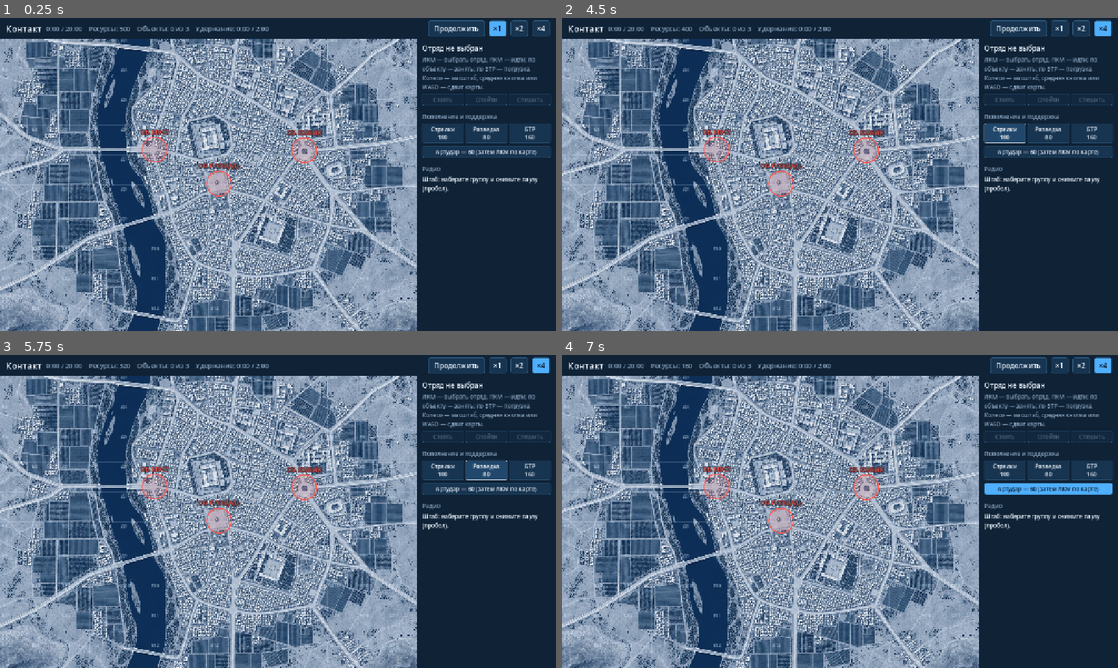
Above: before the commit, frames 1-4 (two rows, left to right).
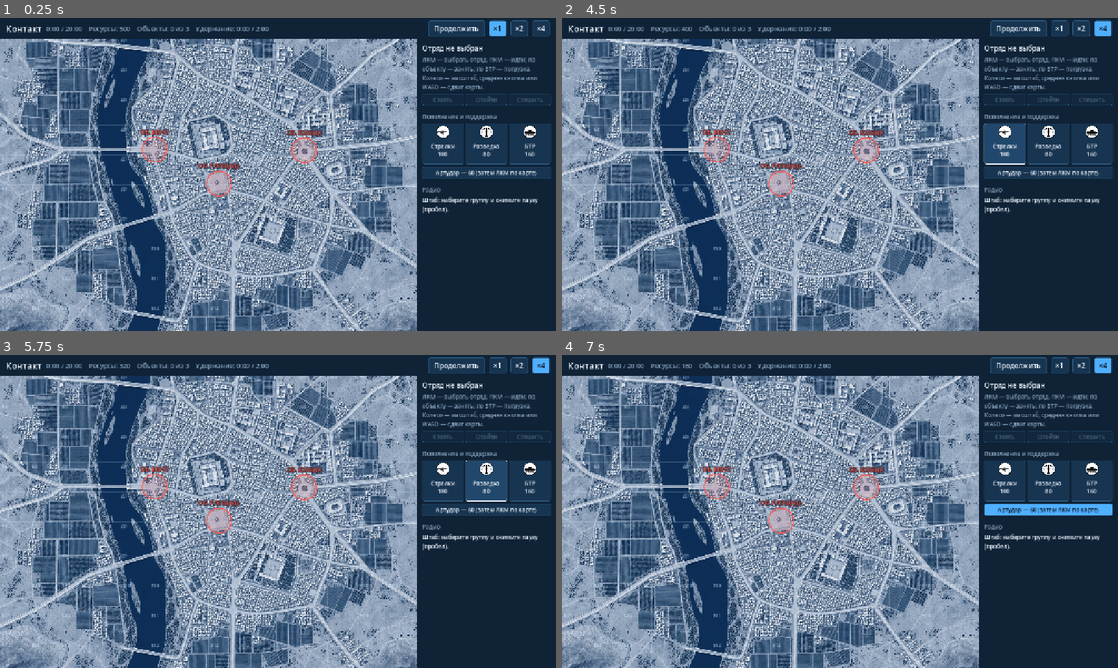
Above: after the commit, the same moments.

Repository: selmoud/ZombieGame
Game: Godot game, scene res://scenes/battle.tscn
Same seed, same stepped clock (60 frames per second), same inputs: the game is played once before the commit and once after it.
Inputs:
- Up to frame 1 (0.25 s): no input
- Up to frame 2 (4.5 s): click "Продолжить" at 0.5 s; click "Пауза" at 1.25 s; click "×1" at 2 s; click "×2" at 2.75 s; click "×4" at 3.5 s; click "Стрелки 100" at 4.25 s
- Up to frame 3 (5.75 s): click "Разведка 80" at 5 s
- Up to frame 4 (7 s): click "БТР 160" at 5.75 s; click "Артудар — 60 (затем ЛКМ по ка…" at 6.5 s

The runs differ from the first frame. In frame 1, 2.6% of the frame differs, in the area x 76-99%, y 34-63%; in frame 2, 2.8%; in frame 3, 2.7%; in frame 4, 3.2%.

Commit message:
Show units with the owner's icons
The owner's three icon sheets are cut into 22 separate icons by
tools/cut_icons.py. Own units are drawn as icons in a blue ring,
identified enemy contacts as the eastern set tinted red, and the
purchase buttons carry the icon of what they buy. Icons for units the
game does not have yet are stored ready for use.

Co-Authored-By: Claude Opus 5.5 <noreply@anthropic.com>

Diff:
--- /dev/null
+++ b/scripts/ui/battle_icons.gd
@@ -0,0 +1,27 @@
+class_name BattleIcons
+extends RefCounted
+## The owner's unit icons: which picture stands for which unit on which side.
+## Icons for units the game does not have yet are in assets/icons/ as well.
+
+const FOLDER := "res://assets/icons/"
+## Own units, by UnitKind.Type.
+const OWN: PackedStringArray = ["rifle", "sniper", "apc"]
+## Identified enemy contacts, by UnitKind.Type. The eastern set has no scout of its
+## own, so an enemy scout is shown with the same sight mark as ours, in enemy colour.
+const HOSTILE: PackedStringArray = ["east_rifle", "sniper", "east_jeep"]
+
+static var _cache: Dictionary[String, Texture2D] = {}
+
+
+static func own(kind: int) -> Texture2D:
+	return _load(OWN[kind])
+
+
+static func hostile(kind: int) -> Texture2D:
+	return _load(HOSTILE[kind])
+
+
+static func _load(name: String) -> Texture2D:
+	if not _cache.has(name):
+		_cache[name] = load(FOLDER + name + ".png")
+	return _cache[name]
--- a/scripts/ui/battle_map_view.gd
+++ b/scripts/ui/battle_map_view.gd
@@ -1,7 +1,7 @@
 class_name BattleMapView
 extends Control
 ## Shows the mission over the painted map: the picture as the ground, a coordinate
-## grid, objectives, own units as NATO-style symbols and enemy contacts. The view
+## grid, objectives, own units and enemy contacts as round icons. The view
 ## can be zoomed and dragged. Enemy units themselves are never read here, only
 ## Battle.contacts.
 
@@ -19,12 +19,15 @@
 const COLOR_FRIEND_LINE := Color("4fb0ff")
 const COLOR_HOSTILE := Color("ff8a80")
 const COLOR_HOSTILE_LINE := Color("ff5a52")
+## Multiplied into an enemy icon, turning its white disc pale red.
+const COLOR_HOSTILE_TINT := Color("ffc4bd")
 const COLOR_UNKNOWN := Color("fff27a")
 const COLOR_NEUTRAL := Color("c8d2dc")
 const COLOR_STRIKE := Color("ffc24a")
 
-const FRAME := Vector2(30, 20)
-const PICK_RADIUS := 18.0
+## Diameter of a unit icon on screen.
+const ICON := 36.0
+const PICK_RADIUS := 20.0
 const ZOOM_STEP := 1.15
 ## The closest view shows this many units of distance across the width.
 const CLOSEST_UNITS := 14.0
@@ -116,7 +119,7 @@
 			break
 		if other.side == unit.side and other.is_on_map() and other.position.distance_to(unit.position) < 1.2 * battle.map.unit:
 			shift += 1
-	return unit.position + Vector2(shift * (FRAME.x + 10.0) / _scale, 0.0)
+	return unit.position + Vector2(shift * (ICON + 8.0) / _scale, 0.0)
 
 
 ## Player unit under the point, or -1.
@@ -240,28 +243,25 @@
 
 func _draw_unit(unit: BattleUnit) -> void:
 	var centre := to_screen(shown_position(unit))
-	var frame := Rect2(centre - FRAME / 2.0, FRAME)
+	var radius := ICON / 2.0
 	if battle.time - unit.hit_at < 0.8:
 		var beat := 0.5 + 0.5 * sin(battle.time * 14.0)
-		draw_rect(frame.grow(5.0 + beat * 2.0), COLOR_HOSTILE_LINE, false, 2.5)
+		draw_arc(centre, radius + 6.0 + beat * 2.0, 0.0, TAU, 40, COLOR_HOSTILE_LINE, 3.0, true)
 	if unit.id == selected_unit:
-		draw_rect(frame.grow(4.0), COLOR_TEXT, false, 2.0)
-
-	draw_rect(frame, COLOR_FRIEND)
-	draw_rect(frame, COLOR_INK, false, 2.0)
-	# A carrier with a squad aboard is shown as mechanised infantry.
-	_draw_branch(int(unit.kind), frame, COLOR_INK, unit.passenger >= 0)
-
-	# Size mark above the frame: one dot for a team, two for a section.
-	var dots := 2 if unit.kind == UnitKind.Type.RIFLE else 1
-	for i in dots:
-		var dot := Vector2(centre.x + (i - (dots - 1) / 2.0) * 7.0, frame.position.y - 6.0)
-		draw_circle(dot, 3.0, COLOR_HALO)
-		draw_circle(dot, 2.0, COLOR_TEXT)
-
-	# Strength bar under the frame.
+		draw_arc(centre, radius + 4.0, 0.0, TAU, 40, COLOR_TEXT, 2.5, true)
+
+	_draw_icon(BattleIcons.own(unit.kind), centre, ICON, Color.WHITE)
+	# The ring says whose unit it is: blue for own, red for the enemy.
+	draw_arc(centre, radius - 1.0, 0.0, TAU, 40, COLOR_FRIEND_LINE, 2.5, true)
+	# A squad riding in a carrier is shown as a small icon on the carrier's edge.
+	if unit.passenger >= 0:
+		var seat := centre + Vector2(radius * 0.8, -radius * 0.8)
+		_draw_icon(BattleIcons.own(battle.units[unit.passenger].kind), seat, ICON * 0.55, Color.WHITE)
+		draw_arc(seat, ICON * 0.275 - 0.5, 0.0, TAU, 24, COLOR_FRIEND_LINE, 1.5, true)
+
+	# Strength bar under the icon.
 	var share := float(unit.strength) / unit.max_strength()
-	var bar := Rect2(Vector2(frame.position.x, frame.end.y + 3.0), Vector2(FRAME.x, 4.0))
+	var bar := Rect2(centre + Vector2(-radius, radius + 3.0), Vector2(ICON, 4.0))
 	var bar_color := Color("4fd06a")
 	if share <= 0.3:
 		bar_color = COLOR_HOSTILE_LINE
@@ -274,22 +274,12 @@
 	var title := unit.call_sign
 	if unit.passenger >= 0:
 		title += " + " + battle.units[unit.passenger].call_sign
-	_text(centre + Vector2(0, FRAME.y / 2.0 + 21.0), title, 12, COLOR_TEXT)
-
-
-## Branch mark inside a frame: crossed lines for infantry, one slash for
-## reconnaissance, an oval for armour.
-func _draw_branch(kind: int, frame: Rect2, color: Color, with_infantry: bool = false) -> void:
-	var centre := frame.get_center()
-	if kind == UnitKind.Type.RIFLE or with_infantry:
-		draw_line(frame.position, frame.end, color, 1.5, true)
-		draw_line(Vector2(frame.position.x, frame.end.y), Vector2(frame.end.x, frame.position.y), color, 1.5, true)
-	if kind == UnitKind.Type.SCOUT:
-		draw_line(Vector2(frame.position.x, frame.end.y), Vector2(frame.end.x, frame.position.y), color, 1.5, true)
-	if kind == UnitKind.Type.APC:
-		draw_set_transform(centre, 0.0, Vector2(1.0, 0.5))
-		draw_arc(Vector2.ZERO, frame.size.x * 0.33, 0.0, TAU, 28, color, 3.0, true)
-		draw_set_transform(Vector2.ZERO)
+	_text(centre + Vector2(0, radius + 21.0), title, 12, COLOR_TEXT)
+
+
+func _draw_icon(texture: Texture2D, centre: Vector2, diameter: float, tint: Color) -> void:
+	var rect := Rect2(centre - Vector2(diameter, diameter) / 2.0, Vector2(diameter, diameter))
+	draw_texture_rect(texture, rect, false, tint)
 
 
 func _draw_fire(unit: BattleUnit) -> void:
@@ -327,36 +317,27 @@
 
 # --- Enemy contacts ---------------------------------------------------------
 
-## Identified contacts are red diamonds with a branch mark; unidentified ones are
-## yellow circles with a question mark. Old contacts fade.
+## An identified contact is the enemy unit's icon tinted red; an unidentified one is
+## a yellow disc with a question mark. Old contacts fade.
 func _draw_contact(contact: Battle.Contact) -> void:
 	var centre := to_screen(contact.position)
 	var age := battle.time - contact.last_seen
 	var alpha := 1.0
 	if not contact.visible:
 		alpha = lerpf(0.7, 0.25, clampf(age / battle.rules.contact_fade, 0.0, 1.0))
-	var ink := Color(COLOR_INK, alpha)
+	var radius := ICON / 2.0
 	if contact.error > 0.8 * battle.map.unit:
 		draw_arc(centre, contact.error * _scale, 0.0, TAU, 40, Color(COLOR_HOSTILE_LINE, 0.7 * alpha), 1.5, true)
 
 	if contact.kind < 0:
-		draw_circle(centre, 11.0, Color(COLOR_UNKNOWN, alpha), true, -1.0, true)
-		draw_arc(centre, 11.0, 0.0, TAU, 32, ink, 2.0, true)
-		draw_string(_font, centre + Vector2(-10, 5), "?", HORIZONTAL_ALIGNMENT_CENTER, 20, 14, ink)
+		draw_circle(centre, radius - 2.0, Color(COLOR_UNKNOWN, alpha), true, -1.0, true)
+		draw_arc(centre, radius - 2.0, 0.0, TAU, 32, Color(COLOR_INK, alpha), 2.0, true)
+		draw_string(_font, centre + Vector2(-10, 6), "?", HORIZONTAL_ALIGNMENT_CENTER, 20, 18, Color(COLOR_INK, alpha))
 	else:
-		var reach := 14.0
-		var diamond := PackedVector2Array([
-			centre + Vector2(0, -reach), centre + Vector2(reach, 0),
-			centre + Vector2(0, reach), centre + Vector2(-reach, 0),
-		])
-		draw_colored_polygon(diamond, Color(COLOR_HOSTILE, alpha))
-		diamond.append(diamond[0])
-		draw_polyline(diamond, ink, 2.0, true)
-		# The branch mark sits in the square inscribed in the diamond.
-		var inner := Rect2(centre - Vector2(7, 7), Vector2(14, 14))
-		_draw_branch(contact.kind, inner, ink)
+		_draw_icon(BattleIcons.hostile(contact.kind), centre, ICON, Color(COLOR_HOSTILE_TINT, alpha))
+		draw_arc(centre, radius - 1.0, 0.0, TAU, 40, Color(COLOR_HOSTILE_LINE, alpha), 2.5, true)
 	if not contact.visible:
-		_text(centre + Vector2(0, 27.0), BattleText.clock(age), 11, Color(COLOR_HOSTILE, alpha))
+		_text(centre + Vector2(0, radius + 15.0), BattleText.clock(age), 11, Color(COLOR_HOSTILE, alpha))
 
 
 # --- Artillery --------------------------------------------------------------
--- a/scripts/ui/battle_screen.gd
+++ b/scripts/ui/battle_screen.gd
@@ -242,6 +242,12 @@
 		var text := "%s\n%d" % [BattleText.KIND_SHORT[kind], UnitKind.COST[kind]]
 		var button := _button(shop, text, buy.bind(kind))
 		button.tooltip_text = BattleText.KIND_TITLES[kind]
+		# Icon on top, name and price under it, so three buttons fit side by side.
+		button.icon = BattleIcons.own(kind)
+		button.add_theme_constant_override("icon_max_width", 30)
+		button.icon_alignment = HORIZONTAL_ALIGNMENT_CENTER
+		button.vertical_icon_alignment = VERTICAL_ALIGNMENT_TOP
+		button.clip_text = true
 		_buy_buttons.append(button)
 	_strike_button = Button.new()
 	_strike_button.toggle_mode = true
Binary file added: assets/icons/antitank.png
Not shown, added: assets/icons/antitank.png.import
Binary file added: assets/icons/apc.png
Not shown, added: assets/icons/apc.png.import
Binary file added: assets/icons/attack_helicopter.png
Not shown, added: assets/icons/attack_helicopter.png.import
Binary file added: assets/icons/civilian.png
Not shown, added: assets/icons/civilian.png.import
Binary file added: assets/icons/crowd.png
Not shown, added: assets/icons/crowd.png.import
Binary file added: assets/icons/east_antitank.png
Not shown, added: assets/icons/east_antitank.png.import
(and 42 more such lines)
